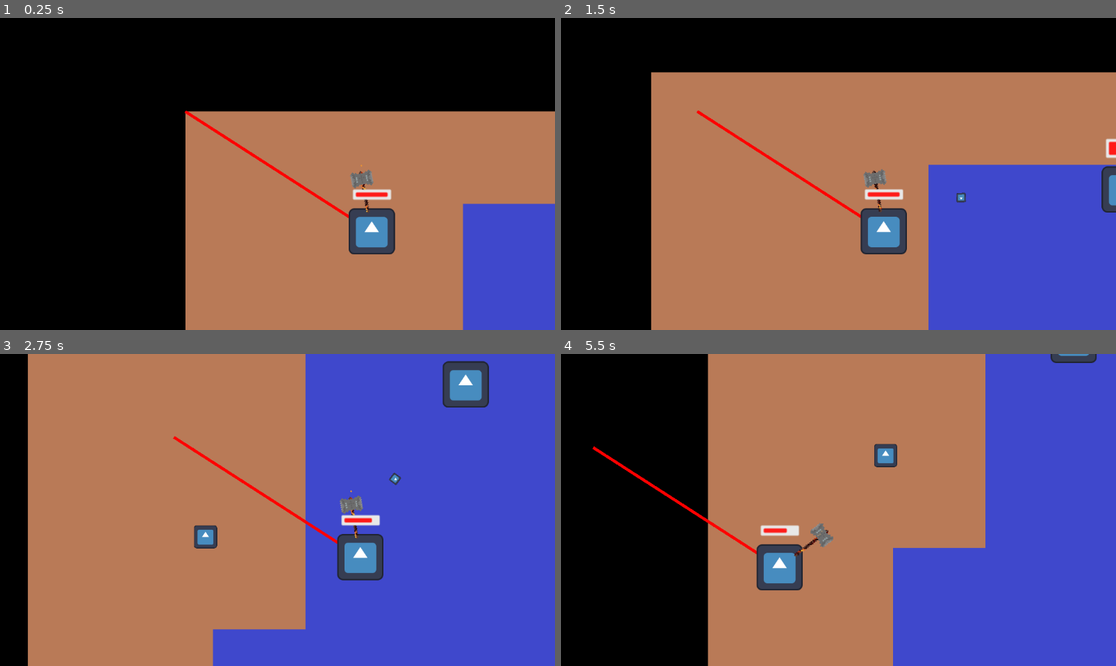
Above: before the commit, frames 1-4 (two rows, left to right).
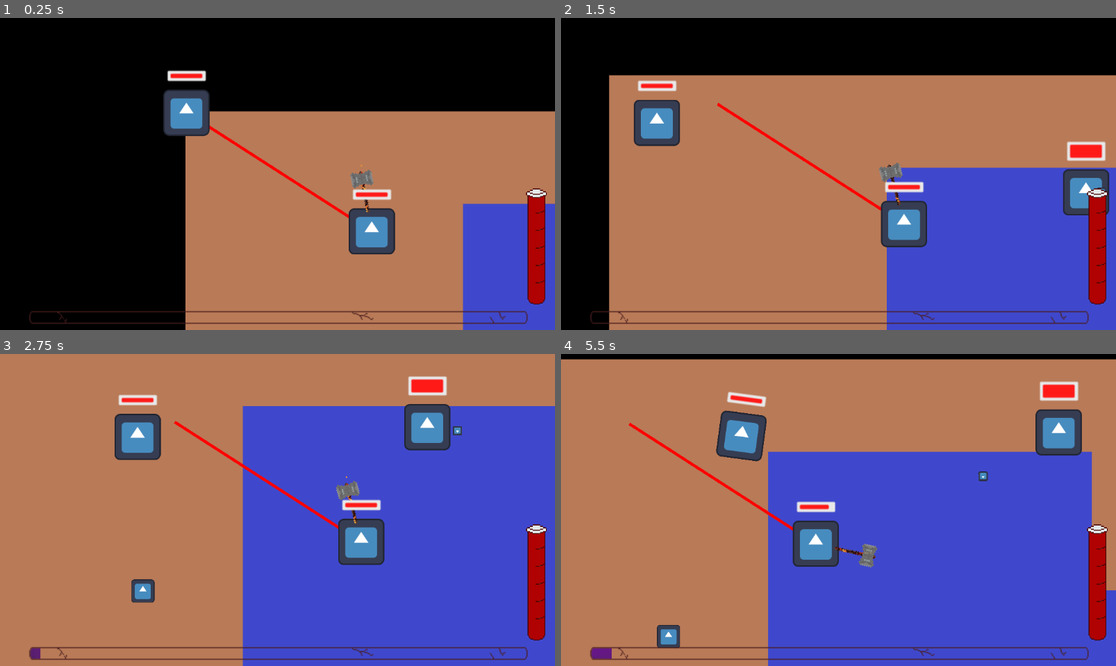
Above: after the commit, the same moments.

Repository: Arthexs/Rising-gamejam
Game: Godot game, scene res://Scenes/Main/main.tscn
Two runs of this game, one before a commit and one after it. Both use one fixed random seed, a clock stepped at 60 frames per second and the inputs below. The engine's default icon, where the game draws it, is replaced by a stand-in: a white triangle on a blue panel in a dark square.
Inputs (mouse positions are in pixels of both pictures, inside the frame that each line leads up to):
- Up to frame 1 (0.25 s): no input
- Up to frame 2 (1.5 s): move the mouse to (960, 158) at 0.52 s; hold D (Right) 0.53-1.28 s; move the mouse to (727, 189) at 1.27 s; hold S (Down) from 1.28 s (still down)
- Up to frame 3 (2.75 s): move the mouse to (333, 441) at 2.02 s; release S (Down) at 2.03 s; hold D (Right) from 2.03 s (still down)
- Up to frame 4 (5.5 s): move the mouse to (810, 572) at 2.77 s; release D (Right) at 2.78 s; hold W (Up) 2.78-3.53 s; move the mouse to (1005, 556) at 3.52 s; hold A (Left) 3.53-5.03 s; move the mouse to (672, 463) at 4.27 s; move the mouse to (866, 510) at 5.02 s; hold S (Down) from 5.03 s (still down)

The runs differ from the first frame. In frame 1, 3.6% of the frame differs, in the area x 5-99%, y 16-99%; in frame 2, 18%; in frame 3, 29%; in frame 4, 60%, in the area x 0-100%, y 0-100%.

Commit message:
Hud working

Diff:
--- /dev/null
+++ b/Assets/new_animated_texture.tres
@@ -0,0 +1,3 @@
+[gd_resource type="AnimatedTexture" format=3 uid="uid://c1ye6vmaus41c"]
+
+[resource]
--- a/Scenes/HUD/hud.gd
+++ b/Scenes/HUD/hud.gd
@@ -3,15 +3,30 @@
 var meter_value = 0
 var meter_max = 100
 var increase_speed = 1 # units per second
-
+var health_value: float = 100
+@export var player: Player
 # Called when the node enters the scene tree for the first time.
 func _ready() -> void:
 	pass # Replace with function body.
-
 
 # Called every frame. 'delta' is the elapsed time since the previous frame.
 func _process(delta: float) -> void:
 	meter_value += increase_speed * delta
 	if meter_value > meter_max:
 		meter_value = meter_max
+	health_value = player.health_module.health
 	$CorruptionMeter.value = meter_value
+	$HealthMeter.value = health_value
+
+func _on_main_tile_map_layer_spawned_mobs(mobs: Array[RigidBody2D]) -> void:
+	for mob: RigidBody2D in mobs:
+		if mob is MeleeMob:
+			var melee_mob: MeleeMob = mob as MeleeMob
+			melee_mob.death.connect(_on_melee_mob_death)
+
+
+func _on_melee_mob_death(mob: MeleeMob) -> void:
+	print("death detected of ", mob)
+	#if $CorruptionMeter.value >= 0:
+	meter_value -= 10
+	meter_value = max(meter_value, 0)
--- a/Scenes/HUD/hud.tscn
+++ b/Scenes/HUD/hud.tscn
@@ -1,22 +1,53 @@
-[gd_scene load_steps=4 format=3 uid="uid://bvaqysdblrjvn"]
+[gd_scene load_steps=14 format=3 uid="uid://bvaqysdblrjvn"]
 
 [ext_resource type="Script" uid="uid://bf4tlalrywesl" path="res://Scenes/HUD/hud.gd" id="1_33i1w"]
+[ext_resource type="Texture2D" uid="uid://dhk3tyr6fe0li" path="res://Assets/bar.png" id="2_6pkbx"]
+[ext_resource type="Texture2D" uid="uid://dwbvnt7h5yvpn" path="res://Assets/Health-Background.png" id="2_k83ni"]
+[ext_resource type="Texture2D" uid="uid://ctvkkgvtebcul" path="res://Assets/Health-Empty.png" id="3_6pkbx"]
+[ext_resource type="Texture2D" uid="uid://b4qruo3orb86o" path="res://Assets/M1.png" id="3_mdrrw"]
+[ext_resource type="Texture2D" uid="uid://dlll0v56c3ssy" path="res://Assets/Health-Blood.png" id="4_8wqxc"]
+[ext_resource type="Texture2D" uid="uid://reiibebyp30g" path="res://Assets/M2.png" id="4_ue6o6"]
+[ext_resource type="Texture2D" uid="uid://dqalerg6juj0q" path="res://Assets/M3.png" id="5_uwncq"]
+[ext_resource type="Texture2D" uid="uid://durltl0u1m5n8" path="res://Assets/M4.png" id="6_ts6ia"]
+[ext_resource type="Texture2D" uid="uid://cg4bmi6oxy1gw" path="res://Assets/M5.png" id="7_jx11y"]
+[ext_resource type="Texture2D" uid="uid://bh25pitrxg7p6" path="res://Assets/6.png" id="8_oqfm8"]
+[ext_resource type="Texture2D" uid="uid://cmuomji4hw2mr" path="res://Assets/7.png" id="9_bw5kp"]
 
-[sub_resource type="StyleBoxFlat" id="StyleBoxFlat_33i1w"]
-bg_color = Color(0.396078, 0, 0.0117647, 0.470588)
-
-[sub_resource type="StyleBoxFlat" id="StyleBoxFlat_5aai8"]
-bg_color = Color(0.857909, 0, 0.177879, 1)
+[sub_resource type="AnimatedTexture" id="AnimatedTexture_buuh3"]
+frames = 7
+frame_0/texture = ExtResource("3_mdrrw")
+frame_0/duration = 0.3
+frame_1/texture = ExtResource("4_ue6o6")
+frame_1/duration = 0.3
+frame_2/texture = ExtResource("5_uwncq")
+frame_2/duration = 0.3
+frame_3/texture = ExtResource("6_ts6ia")
+frame_3/duration = 0.3
+frame_4/texture = ExtResource("7_jx11y")
+frame_4/duration = 0.3
+frame_5/texture = ExtResource("8_oqfm8")
+frame_5/duration = 0.3
+frame_6/texture = ExtResource("9_bw5kp")
+frame_6/duration = 0.3
 
 [node name="HUD" type="CanvasLayer"]
 script = ExtResource("1_33i1w")
 
-[node name="CorruptionMeter" type="ProgressBar" parent="."]
-offset_left = 362.0
-offset_top = 607.0
-offset_right = 856.0
-offset_bottom = 634.0
-theme_override_styles/background = SubResource("StyleBoxFlat_33i1w")
-theme_override_styles/fill = SubResource("StyleBoxFlat_5aai8")
-show_percentage = false
-metadata/_edit_use_anchors_ = true
+[node name="CorruptionMeter" type="TextureProgressBar" parent="."]
+offset_left = 53.0
+offset_top = 605.0
+offset_right = 1385.0
+offset_bottom = 630.0
+scale = Vector2(2, 2)
+texture_over = ExtResource("2_6pkbx")
+texture_progress = SubResource("AnimatedTexture_buuh3")
+
+[node name="HealthMeter" type="TextureProgressBar" parent="."]
+offset_left = 1085.0
+offset_top = 341.0
+offset_right = 1149.0
+offset_bottom = 597.0
+fill_mode = 3
+texture_under = ExtResource("2_k83ni")
+texture_over = ExtResource("3_6pkbx")
+texture_progress = ExtResource("4_8wqxc")
--- a/Scenes/Main/main.tscn
+++ b/Scenes/Main/main.tscn
@@ -7,6 +7,7 @@
 [ext_resource type="PackedScene" uid="uid://djwlxf205tx6g" path="res://Scenes/Map/main_tile_map_layer.tscn" id="4_5yls4"]
 [ext_resource type="PackedScene" uid="uid://c77rs567yitg2" path="res://Scenes/Mobs/melee_mob.tscn" id="5_p6jpk"]
 [ext_resource type="PackedScene" uid="uid://2hfgbvgo20vm" path="res://Scenes/Items/item.tscn" id="5_xlvfx"]
+[ext_resource type="PackedScene" uid="uid://bvaqysdblrjvn" path="res://Scenes/HUD/hud.tscn" id="7_xlvfx"]
 
 [node name="Main" type="Node2D"]
 script = ExtResource("1_1r6ip")
@@ -28,8 +29,11 @@
 [node name="Player" parent="." instance=ExtResource("2_qw60k")]
 position = Vector2(129, 83)
 
-[node name="meleeMob" parent="." instance=ExtResource("5_p6jpk")]
-position = Vector2(417, 268)
-mass = 30.0
-lock_rotation = true
-script = null
+[node name="meleeMob" parent="." node_paths=PackedStringArray("player") instance=ExtResource("5_p6jpk")]
+player = NodePath("../Player")
+
+[node name="HUD" parent="." node_paths=PackedStringArray("player") instance=ExtResource("7_xlvfx")]
+player = NodePath("../Player")
+
+[connection signal="spawned_mobs" from="MainTileMapLayer" to="HUD" method="_on_main_tile_map_layer_spawned_mobs"]
+[connection signal="death" from="meleeMob" to="HUD" method="_on_melee_mob_death"]
--- a/Scenes/Mobs/melee_mob.gd
+++ b/Scenes/Mobs/melee_mob.gd
@@ -18,7 +18,7 @@
 @onready var attack_area = $AttackArea
 @onready var attack_timer = $AttackTimer
 
-signal death()
+signal death(MeleeMob)
 
 #var speed_scalar: float = 200.0
 var player_in_range: Player = null
@@ -65,7 +65,7 @@
 	var force: float = abs(delta_vel)/delta * mass_max
 	#print("force: ", force)
 	if force > force_threshold:
-		var damage: float = force/25000 * damage_tuner
+		var damage: float = force/25000 * damage_tuner*100
 		#print("damage taken: ", damage)
 		health_module.take_damage(damage)
 		mass = 0.1*mass_max
@@ -102,7 +102,7 @@
 	try_attack()
 
 func died() -> void:
-	death.emit()
+	death.emit(self)
 
 func apply_friction() -> void:
 	#print(linear_velocity.length(), "/", max_vel)
--- a/Scenes/Mobs/melee_mob.tscn
+++ b/Scenes/Mobs/melee_mob.tscn
@@ -38,8 +38,7 @@
 [node name="AttackTimer" type="Timer" parent="."]
 
 [node name="HealthModule" parent="." node_paths=PackedStringArray("box") instance=ExtResource("3_ljmiq")]
-offset_right = 138.0
-offset_bottom = 9.0
 box = NodePath("../CollisionShape2D")
 
 [connection signal="timeout" from="AttackTimer" to="." method="_on_attack_timer_timeout"]
+[connection signal="death" from="HealthModule" to="." method="died"]
--- a/Scenes/Mobs/ranged_mob.gd
+++ b/Scenes/Mobs/ranged_mob.gd
@@ -16,8 +16,8 @@
 @export var damage_tuner: float = 1.0
 
 @export var projectile_scene: PackedScene
-@export var shoot_interval: float = 0.1
-@export var projectile_speed: float = 1000.0
+@export var shoot_interval: float = 1000
+@export var projectile_speed: float = 1.0
 @export var projectile_damage: float = 1.0
 
 signal death()
Binary file added: Assets/6.png
Not shown, added: Assets/6.png.import
Binary file added: Assets/7.png
Not shown, added: Assets/7.png.import
Binary file added: Assets/Corruption.png
Not shown, added: Assets/Corruption.png.import
Binary file added: Assets/Health-Background.png
Not shown, added: Assets/Health-Background.png.import
Binary file added: Assets/Health-Blood.png
Not shown, added: Assets/Health-Blood.png.import
Binary file added: Assets/Health-Empty.png
Not shown, added: Assets/Health-Empty.png.import
(and 19 more such lines)
